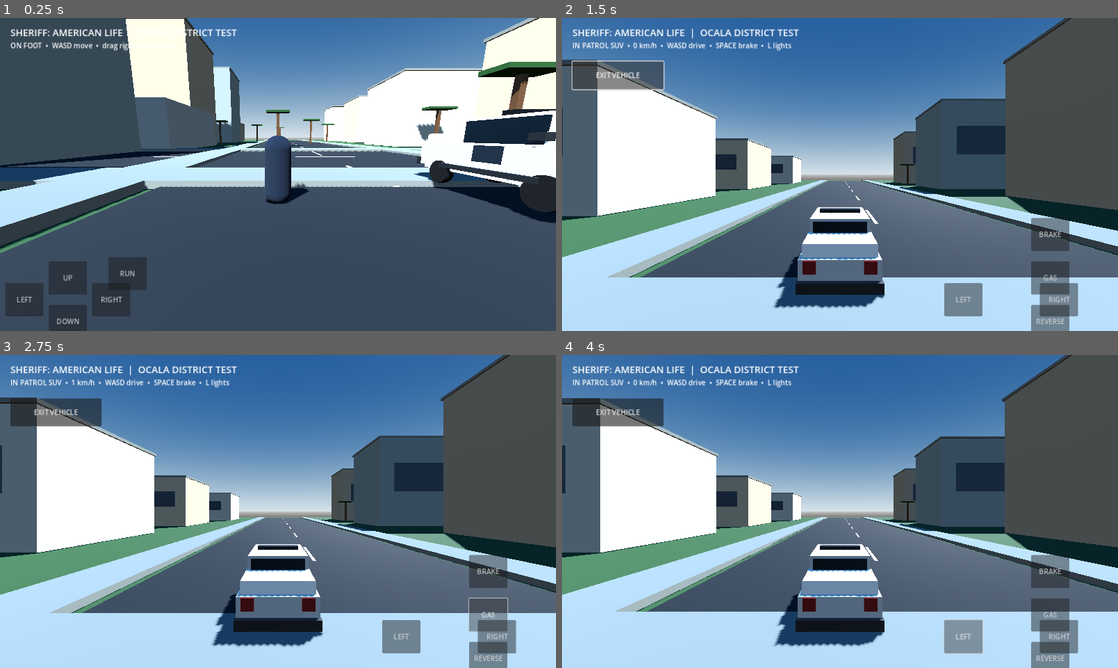
Above: before the commit, frames 1-4 (two rows, left to right).
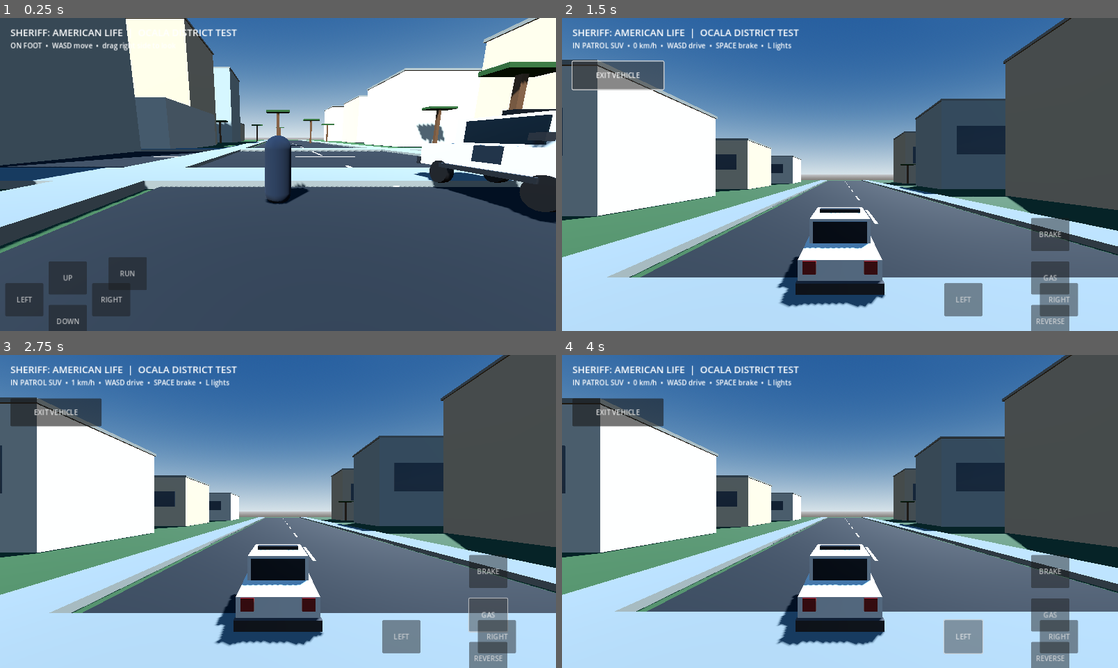
Above: after the commit, the same moments.

Repository: KremityssYTB/Sheriff--American-Life
Game: Godot game, scene res://scenes/main.tscn
Same seed, same stepped clock (60 frames per second), same inputs: the game is played once before the commit and once after it.
Inputs (mouse positions are in pixels of both pictures, inside the frame that each line leads up to):
- Up to frame 1 (0.25 s): no input
- Up to frame 2 (1.5 s): move the mouse to (962, 158) at 0.52 s; hold D (drive_right) 0.53-1.25 s; hold E (interact) 0.53-1.25 s; click (962, 158) at 0.67 s; click "ENTER VEHICLE" at 1.25 s
- Up to frame 3 (2.75 s): click "GAS" at 2 s
- Up to frame 4 (4 s): click "REVERSE" at 2.75 s; click "LEFT" at 3.5 s

The runs differ from the first frame. In frame 1, 0.3% of the frame differs, in the area x 76-100%, y 36-54%; in frame 2, 1.4%; in frame 3, 1.4%, in the area x 38-57%, y 68-94%; in frame 4, 1.4%.

Commit message:
Remove visible placeholder collision mesh from patrol SUV

Diff:
--- a/godot/scripts/patrol_suv.gd
+++ b/godot/scripts/patrol_suv.gd
@@ -62,7 +62,6 @@
 		_add_box("Headlamp", Vector3(side * 0.68, 1.0, -2.27), Vector3(0.42, 0.2, 0.045), _mat(Color(0.82,0.9,1.0),0.18,0.1))
 		_add_box("TailLamp", Vector3(side * 0.72, 0.98, 2.27), Vector3(0.32, 0.3, 0.05), _mat(Color(0.55,0.025,0.02),0.2,0.15))
 	_add_box("SheriffDoorBadge", Vector3(1.012, 0.92, -0.12), Vector3(0.025, 0.42, 0.72), _mat(Color(0.08,0.13,0.17),0.55))
-	_add_box("CollisionBody", Vector3(0, 0.88, 0), Vector3(1.85, 1.15, 4.15), _mat(Color(1,1,1)), false)
 	var collision := CollisionShape3D.new()
 	var shape := BoxShape3D.new()
 	shape.size = Vector3(1.85, 1.15, 4.15)
